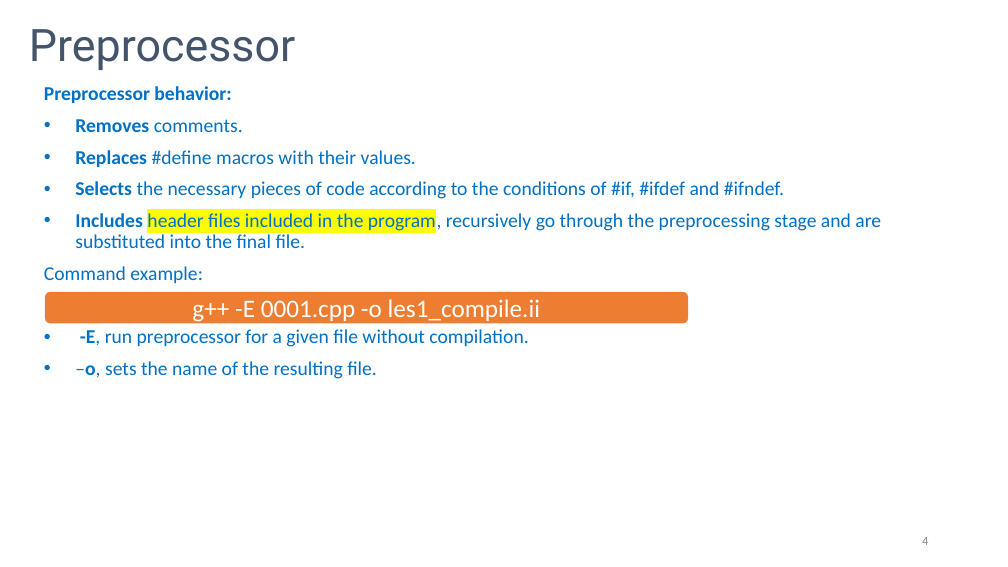
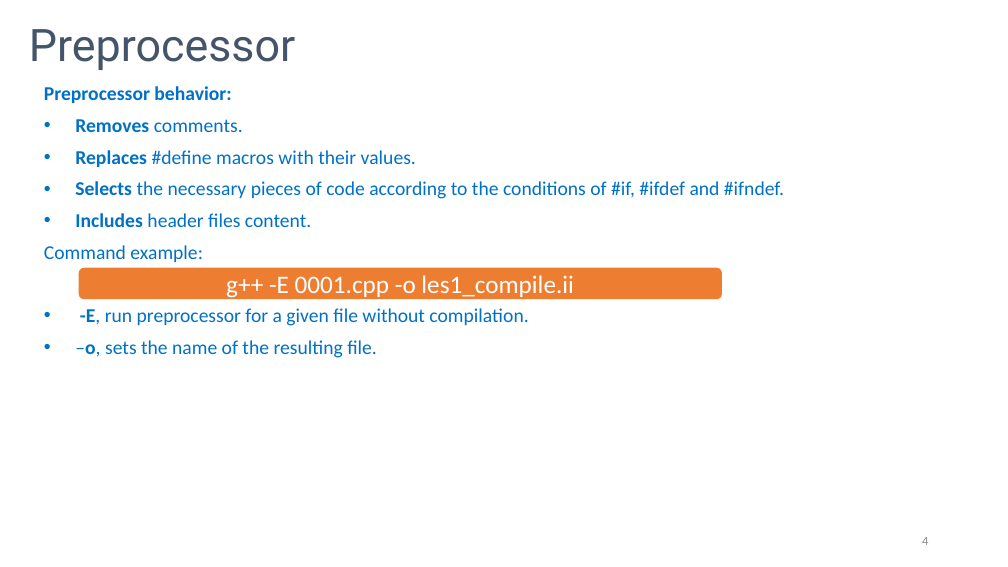
Before and after one commit to rarutyun/cpp-courses, a slide deck: slide 4 of 00_сompilation_process/00_сompilation_process.pptx. Drawn at 1008x567 pixels with LibreOffice and Linux fonts; fonts in the diff are those of the drawing. Boxes give left, top, right and bottom in pixels: in the first picture for what was removed or moved away, otherwise in the second. Text is boxed around its words. In the diff, an @@ line names an element or a change of style, - is before the commit and + after.

Commit message:
Rework materials
Move variables information to the code and remove redundant slides.

```diff
--- a/00_сompilation_process/00_сompilation_process.pptx
+++ b/00_сompilation_process/00_сompilation_process.pptx
@@ text at box(75, 213, 311, 227): text changed @@
-• Includes header files included in the program, recursively go through the preprocessing stage and are substituted into the final file.
+• Includes header files content.
@@ rounded rectangle "g++ -E 0001.cpp -o les1_compile.ii": place and size @@
-rounded rectangle "g++ -E 0001.cpp -o les1_compile.ii" at box(45, 292, 688, 324)
+rounded rectangle "g++ -E 0001.cpp -o les1_compile.ii" at box(79, 268, 722, 299)
```
Also in this commit, not shown: 4 other slides changed, 3 slides removed, 4 other files.
